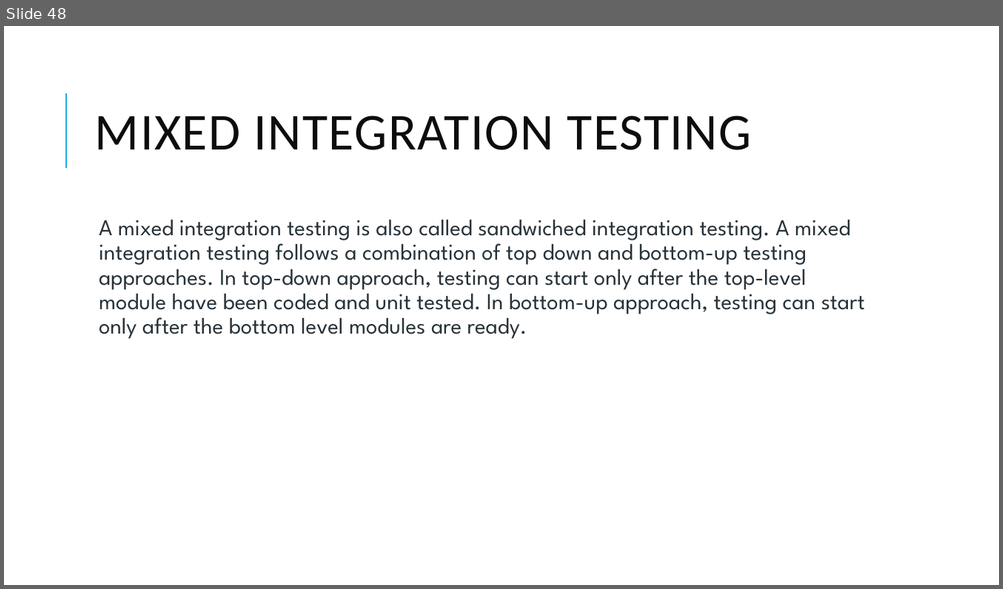
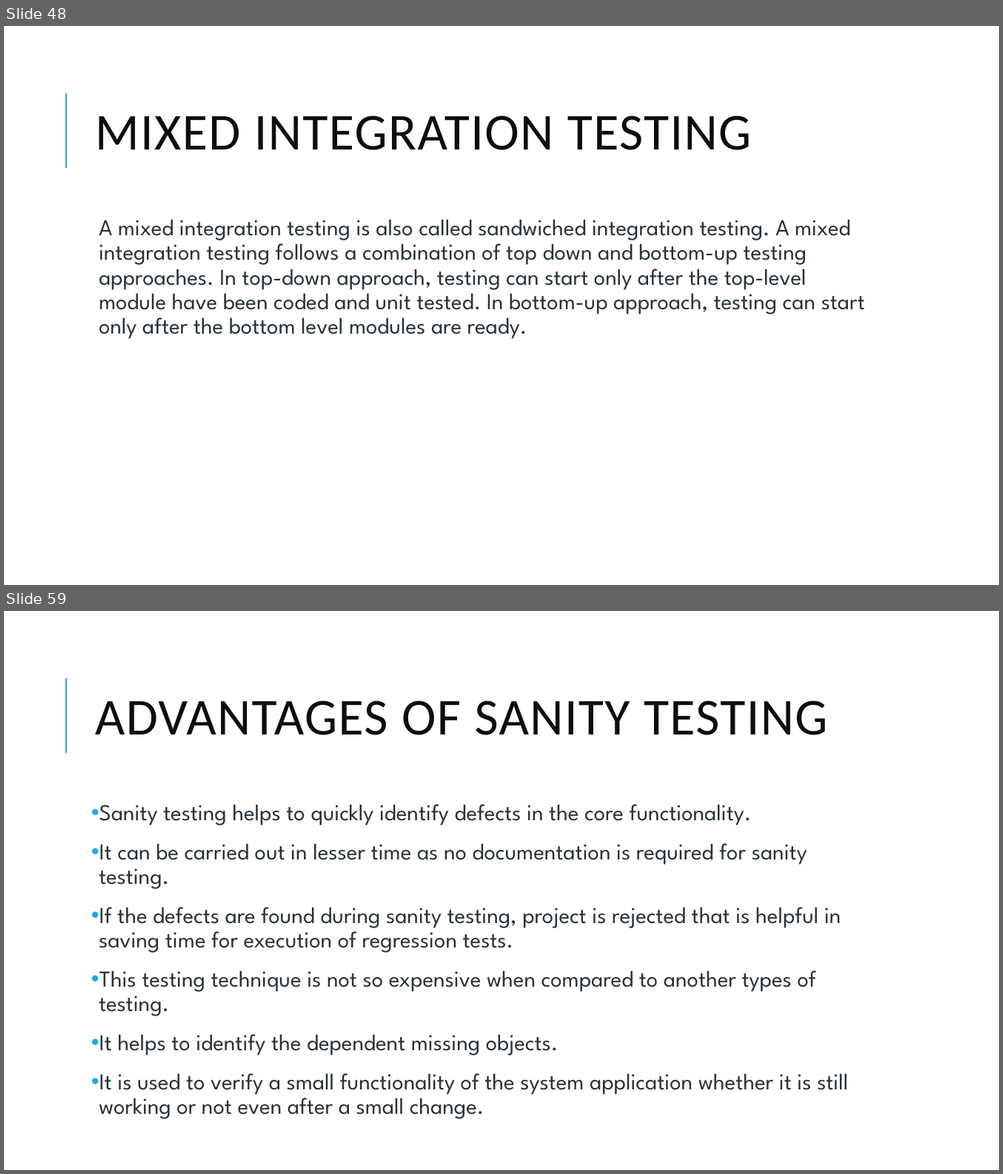
Before and after one commit to skandhwa/GroSkillIT-Batch1, a slide deck: class2.pptx. Shown one above the other, each under a label of ours: slide 48 before the commit, slides 48 and 59 after it; the slides between them are not shown. The pictures are 1003x589 and 1003x1174 pixels, drawn with LibreOffice and Linux fonts; fonts in the diff are those of the drawing. Boxes give left, top, right and bottom in pixels: in the first picture for what was removed or moved away, otherwise in the second. Text is boxed around its words. In the diff, an @@ line names an element or a change of style, - is before the commit and + after.

```diff
--- a/class2.pptx
+++ b/class2.pptx
@@ slide 59 added at (4,611,999,1170), background #FFFFFF; not listed: 1 template element that a slide beside it also shows @@
@@ title added at (95,701,827,735), 50 pt, text #0D0D0D @@
+ADVANTAGES OF SANITY TESTING
@@ text added at (99,804,848,1119), 22 pt, text #273239 @@
+• Sanity testing helps to quickly identify defects in the core functionality.
+• It can be carried out in lesser time as no documentation is required for sanity testing.
+• If the defects are found during sanity testing, project is rejected that is helpful in saving time for execution of regression tests.
+• This testing technique is not so expensive when compared to another types of testing.
+• It helps to identify the dependent missing objects.
+• It is used to verify a small functionality of the system application whether it is still working or not even after a small change.
```
Also in this commit, not shown: 30 other slides added, 1 slide removed.
